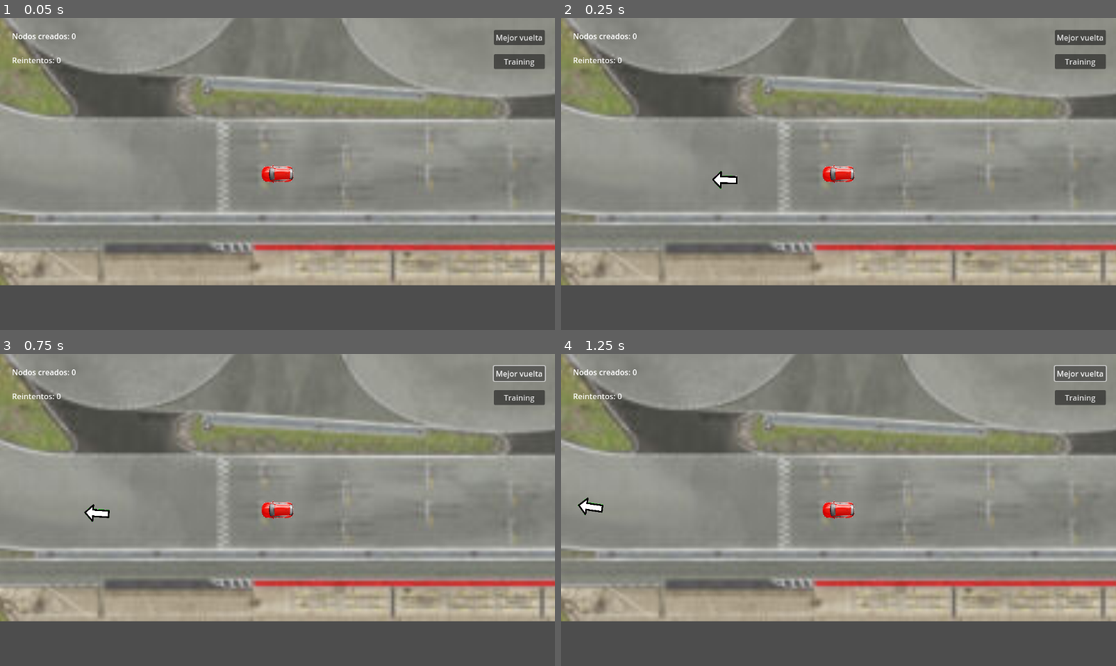
Above: before the commit, frames 1-4 (two rows, left to right).
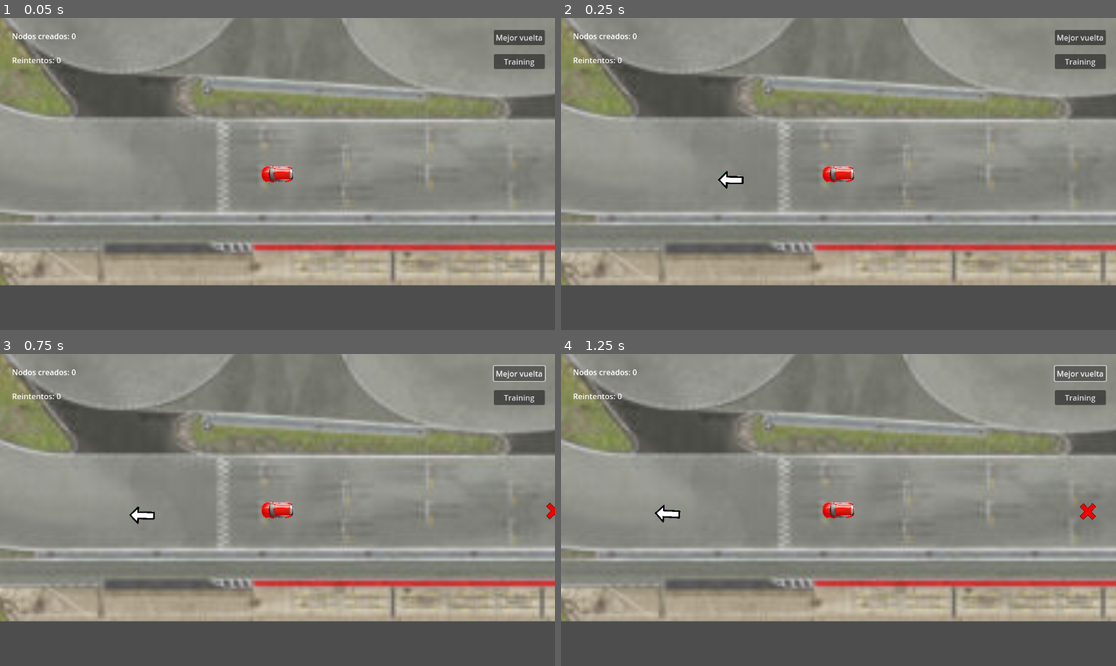
Above: after the commit, the same moments.

Repository: RufusWein/MachineLearningRacing
Game: Godot game, scene res://racing_game.tscn
Same seed, same stepped clock (60 frames per second), same inputs: the game is played once before the commit and once after it.
Inputs:
- Up to frame 1 (0.05 s): no input
- Up to frame 2 (0.25 s): no input
- Up to frame 3 (0.75 s): click "Mejor vuelta" at 0.5 s
- Up to frame 4 (1.25 s): no input

Frame 1 is identical in both runs. In frame 2, 0.1% of the frame differs, in the area x 27-33%, y 48-55%; in frame 3, 0.3%; in frame 4, 0.4%, in the area x 3-97%, y 45-55%.

Commit message:
Implement track guide for racing, this dont allow that car back and follow path OK of racing circuit: Adding red cross.

Diff:
--- a/arrowScript.gd
+++ /dev/null
@@ -1,35 +0,0 @@
-extends Sprite2D
-
-var earlySeconds : float;
-var cochito : CharacterBody2D;
-var pathOk : Path2D;
-var curve: Curve2D;
-var i : int = 0;
-
-# Called when the node enters the scene tree for the first time.
-func _ready() -> void:
-	pathOk = get_parent().get_parent().get_node("pathOK");
-	cochito = get_parent().get_parent().get_parent().get_node("CharacterBody2D");
-	earlySeconds = Time.get_unix_time_from_system();
-	curve = pathOk.curve;
-	#i = curve.get_baked_points().size() - 100;
-
-# Called every frame. 'delta' is the elapsed time since the previous frame.
-func _process(_delta : float) -> void:
-	var forwardPosition : Vector2;
-	var restTime: float = Time.get_unix_time_from_system() - earlySeconds;
-
-	if (restTime > 0.05):
-		earlySeconds = Time.get_unix_time_from_system();
-		i+=1;
-		if (i>=curve.get_baked_points().size()): i = 0;
-		self.position = curve.get_baked_points()[i];
-		if (i+1<curve.get_baked_points().size()):
-			forwardPosition = curve.get_baked_points()[i+1];
-			self.rotation = self.position.angle_to_point(forwardPosition);
-			self.rotation_degrees = self.rotation_degrees + 180;
-		else:
-			forwardPosition = curve.get_baked_points()[0];
-			self.rotation = self.position.angle_to_point(forwardPosition);
-
-		print("Angulo (grados):", self.rotation_degrees );
--- a/project.godot
+++ b/project.godot
@@ -13,7 +13,7 @@
 config/name="MachineLEarningRacing"
 run/main_scene="res://racing_game.tscn"
 config/features=PackedStringArray("4.0", "GL Compatibility")
-config/icon="res://icon.svg"
+config/icon="res://graphics/icon.svg"
 
 [editor]
 
--- a/racing_game.tscn
+++ b/racing_game.tscn
@@ -1,9 +1,10 @@
-[gd_scene load_steps=8 format=3 uid="uid://4keioumlbs53"]
+[gd_scene load_steps=9 format=3 uid="uid://cxkqw52hjdk3p"]
 
-[ext_resource type="Texture2D" uid="uid://ga0frdq4bv41" path="res://circuit.jpg" id="1_o6moa"]
-[ext_resource type="Texture2D" uid="uid://c4cly3esc3xs4" path="res://car.png" id="2_8f3s5"]
-[ext_resource type="Texture2D" uid="uid://d0k1kcml5a8he" path="res://arrow.png" id="2_gayuo"]
-[ext_resource type="Script" path="res://arrowScript.gd" id="3_u7kow"]
+[ext_resource type="Texture2D" uid="uid://ga0frdq4bv41" path="res://graphics/circuit.jpg" id="1_l4bis"]
+[ext_resource type="Texture2D" uid="uid://d0k1kcml5a8he" path="res://graphics/arrow.png" id="2_72pmd"]
+[ext_resource type="Script" path="res://scripts/arrowScript.gd" id="3_oqybc"]
+[ext_resource type="Texture2D" uid="uid://c4cly3esc3xs4" path="res://graphics/car.png" id="4_4rpvi"]
+[ext_resource type="Texture2D" uid="uid://dp14xdorhciss" path="res://graphics/wayWrong.png" id="4_531cr"]
 
 [sub_resource type="Curve2D" id="Curve2D_qlo3h"]
 _data = {
@@ -75,7 +76,7 @@
 [node name="Circuit" type="Sprite2D" parent="."]
 position = Vector2(712, -251)
 scale = Vector2(5.126, 5.22)
-texture = ExtResource("1_o6moa")
+texture = ExtResource("1_l4bis")
 metadata/_edit_lock_ = true
 
 [node name="areaTrack" type="Area2D" parent="Circuit"]
@@ -92,8 +93,12 @@
 
 [node name="Arrow" type="Sprite2D" parent="Circuit/pathOK"]
 scale = Vector2(0.02, 0.02)
-texture = ExtResource("2_gayuo")
-script = ExtResource("3_u7kow")
+texture = ExtResource("2_72pmd")
+script = ExtResource("3_oqybc")
+
+[node name="RedCross" type="Sprite2D" parent="Circuit/pathOK"]
+scale = Vector2(0.009, 0.009)
+texture = ExtResource("4_531cr")
 
 [node name="CharacterBody2D" type="CharacterBody2D" parent="."]
 position = Vector2(480, 301)
@@ -102,7 +107,7 @@
 
 [node name="Cochito" type="Sprite2D" parent="CharacterBody2D"]
 position = Vector2(123.145, -0.000244141)
-texture = ExtResource("2_8f3s5")
+texture = ExtResource("4_4rpvi")
 flip_h = true
 metadata/_edit_lock_ = true
 
--- /dev/null
+++ b/scripts/arrowScript.gd
@@ -0,0 +1,47 @@
+extends Sprite2D
+
+var cochito : CharacterBody2D;
+var earlySeconds : float;
+var redCross : Sprite2D;
+var pathOk : Path2D;
+var curve: Curve2D;
+var i : int = 0;
+var positionBack: int = 50;
+
+# Called when the node enters the scene tree for the first time.
+func _ready() -> void:
+	pathOk = get_parent().get_parent().get_node("pathOK");
+	cochito = get_parent().get_parent().get_parent().get_node("CharacterBody2D");
+	redCross = get_parent().get_parent().get_node("pathOK/RedCross");
+
+	earlySeconds = Time.get_unix_time_from_system();
+	curve = pathOk.curve;
+	#i = curve.get_baked_points().size() - 100;
+
+# Called every frame. 'delta' is the elapsed time since the previous frame.
+func _process(_delta : float) -> void:
+	var forwardPosition : Vector2;
+	var restTime: float = Time.get_unix_time_from_system() - earlySeconds;
+
+	if (restTime > 0.10):
+		var totalPoints : int = curve.get_baked_points().size();
+		earlySeconds = Time.get_unix_time_from_system();
+		i+=1;
+		if (i>=totalPoints): i = 0;
+		self.position = curve.get_baked_points()[i];
+		if (i+1<totalPoints):
+			forwardPosition = curve.get_baked_points()[i+1];
+			self.rotation = self.position.angle_to_point(forwardPosition);
+			self.rotation_degrees = self.rotation_degrees + 180;
+		else:
+			forwardPosition = curve.get_baked_points()[0];
+			self.rotation = self.position.angle_to_point(forwardPosition);
+
+		if (i-positionBack<=0):
+			var posCross : int = (totalPoints - 1) - (positionBack-i) ;
+			redCross.position = curve.get_baked_points()[posCross];
+		else:
+			var posCross : int = i - positionBack;
+			redCross.position = curve.get_baked_points()[posCross];
+
+		print("Pos. Cross (Vector2):", redCross.position );
Not shown, removed: arrow.png.import
Not shown, removed: car.png.import
Not shown, removed: circuit.jpg.import
Renamed: arrow.png -> graphics/arrow.png
Not shown, added: graphics/arrow.png.import
Renamed: car.png -> graphics/car.png
Not shown, added: graphics/car.png.import
Renamed: circuit.jpg -> graphics/circuit.jpg
Not shown, added: graphics/circuit.jpg.import
Renamed: icon.svg -> graphics/icon.svg
Not shown, added: graphics/icon.svg.import
Binary file added: graphics/wayWrong.png
(and 4 more such lines)
